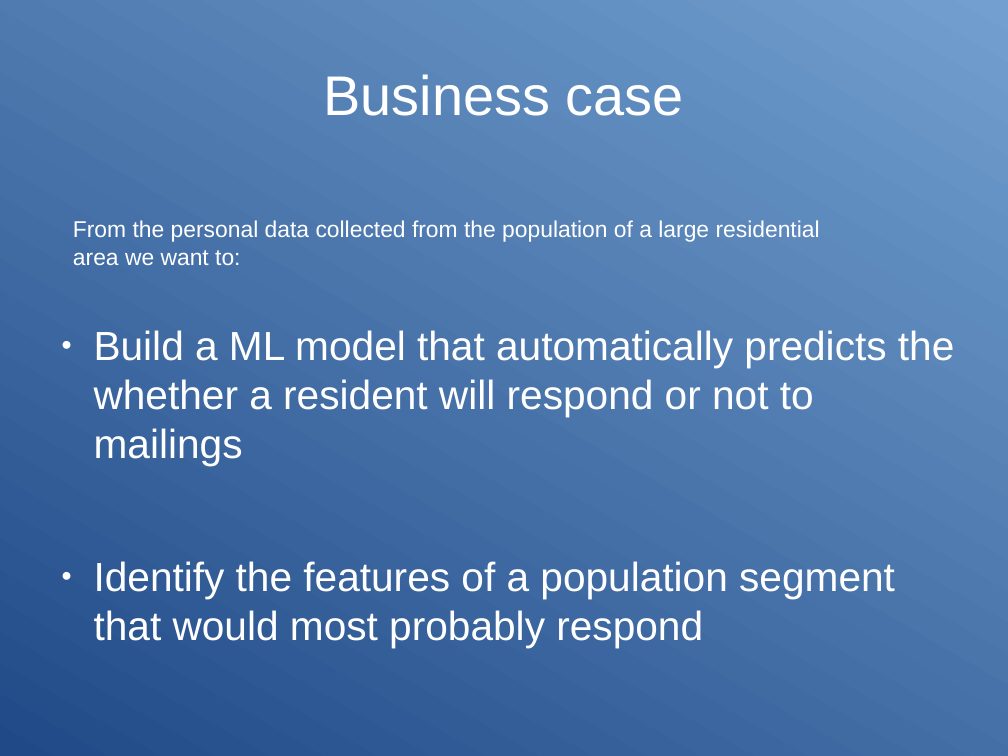
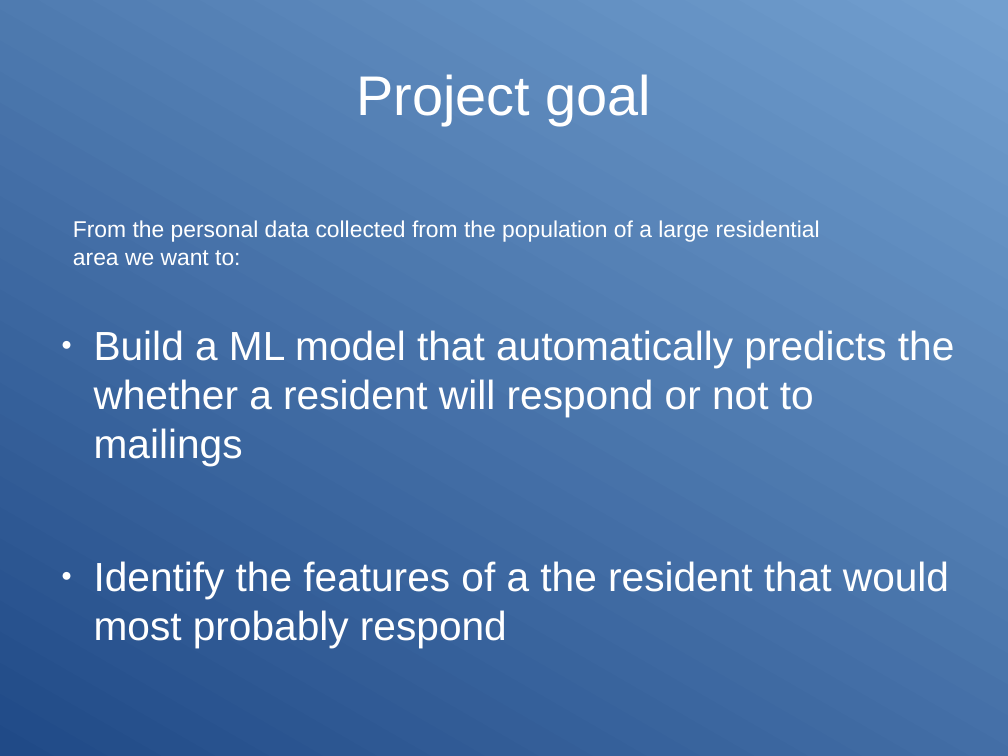
Before and after one commit to opsabarsec/mailings_response_prediction, a slide deck: slide 4 of documents/presentation.odp (slide 3 before the commit). Drawn at 1008x756 pixels with LibreOffice and Linux fonts; fonts in the diff are those of the drawing. Boxes give left, top, right and bottom in pixels: in the first picture for what was removed or moved away, otherwise in the second. Text is boxed around its words. In the diff, an @@ line names an element or a change of style, - is before the commit and + after.

```diff
--- a/documents/presentation.odp
+++ b/documents/presentation.odp
@@ title at (356, 74, 651, 125): text changed @@
-Business case
+Project goal
@@ text at (94, 561, 949, 648): text changed @@
-● Identify the features of a population segment that would most probably respond
+● Identify the features of a the resident that would most probably respond
```
Also in this commit, not shown: 4 other slides changed, 16 slides added, 12 slides removed, 9 other files.
